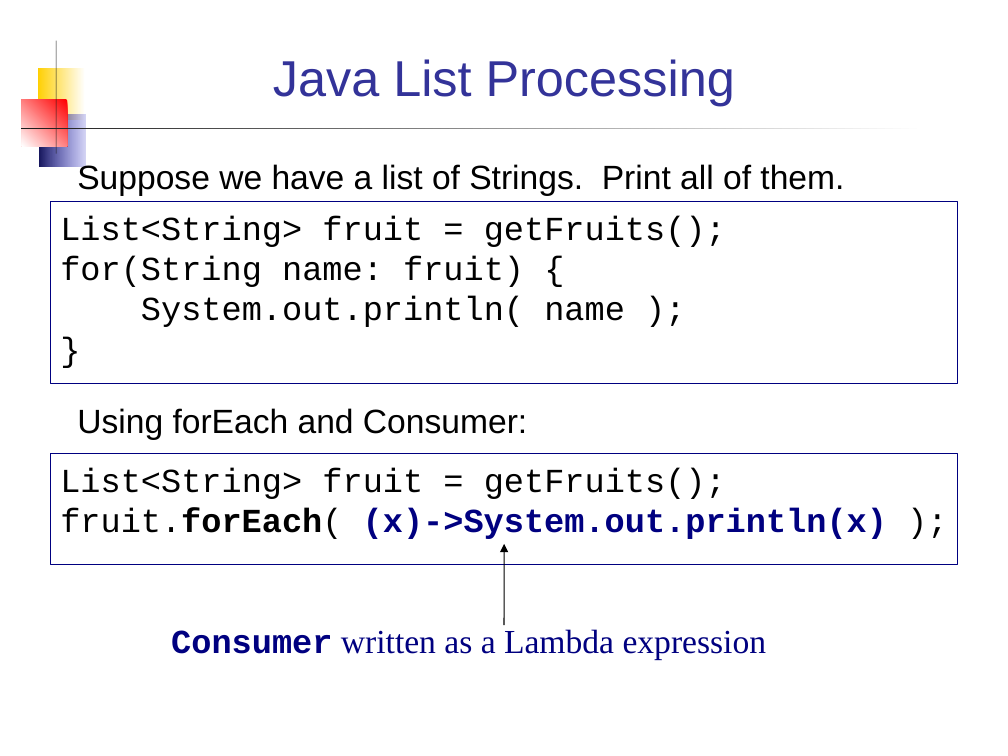
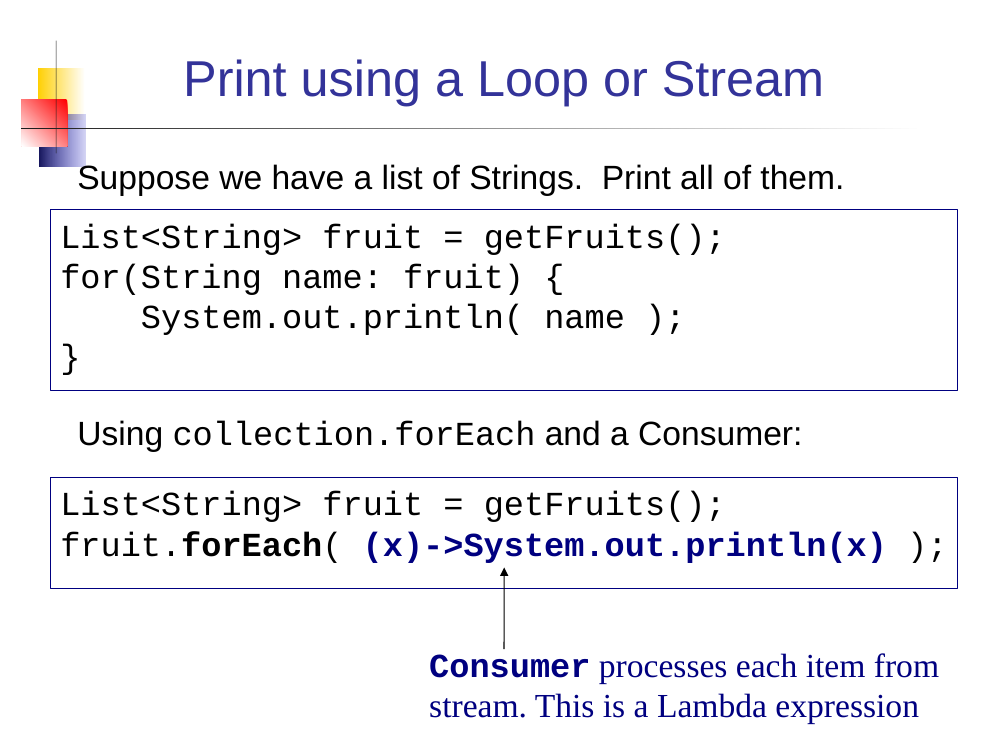
Before and after one commit to skeoop/skeoop.github.io, a slide deck: slide 3 of java8/Streams.ppt (slide 5 before the commit). Drawn at 1008x756 pixels with LibreOffice and Linux fonts; fonts in the diff are those of the drawing. Boxes give left, top, right and bottom in pixels: in the first picture for what was removed or moved away, otherwise in the second. Text is boxed around its words. In the diff, an @@ line names an element or a change of style, - is before the commit and + after.

Commit message:
update Method Reference, Streams, Anonymous Class

```diff
--- a/java8/Streams.ppt
+++ b/java8/Streams.ppt
@@ title at box(183, 59, 824, 106): text changed @@
-Java List Processing
+Print using a Loop or Stream
@@ rectangle "List<String> fruit = getFruits();": place and size @@
-rectangle "List<String> fruit = getFruits();" at box(50, 202, 958, 383)
+rectangle "List<String> fruit = getFruits();" at box(50, 210, 958, 391)
@@ text at box(77, 420, 802, 452): text changed @@
-Using forEach and Consumer:
+Using collection.forEach and a Consumer:
@@ rectangle "List<String> fruit = getFruits();": place and size @@
-rectangle "List<String> fruit = getFruits();" at box(50, 454, 958, 564)
+rectangle "List<String> fruit = getFruits();" at box(50, 478, 958, 589)
@@ arrow moved from (504, 625) - (504, 544) to (504, 649) - (504, 568) @@
@@ text at box(429, 653, 939, 724): text changed @@
-Consumer written as a Lambda expression
+Consumer processes each item from stream. This is a Lambda expression
```
Also in this commit, not shown: 3 other slides changed, 9 slides added, 4 slides removed, 13 other files.
